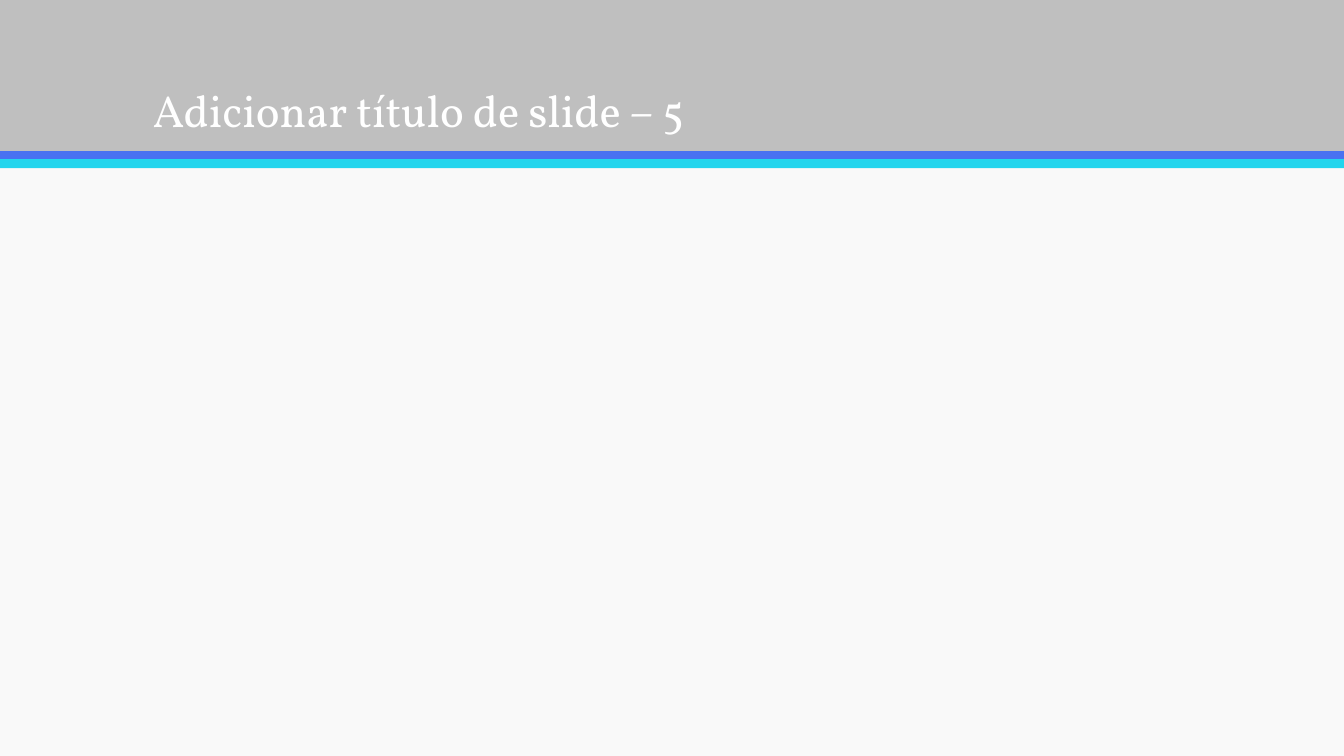
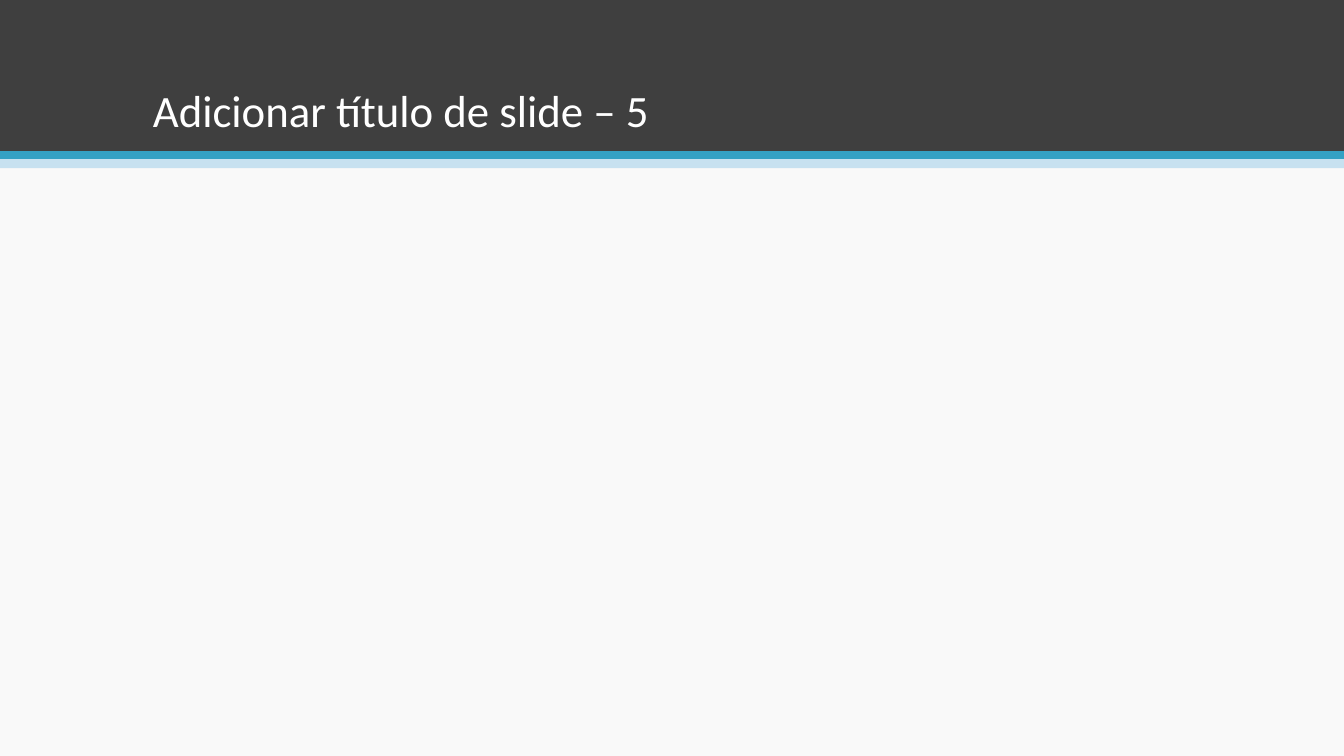
Before and after one commit to esteves-esta/TechHumi, a slide deck: slide 11 of documentacao/PowerPoint.pptx. Drawn at 1344x756 pixels with LibreOffice and Linux fonts; fonts in the diff are those of the drawing. Boxes give left, top, right and bottom in pixels: in the first picture for what was removed or moved away, otherwise in the second. Text is boxed around its words. In the diff, an @@ line names an element or a change of style, - is before the commit and + after.

```diff
--- a/documentacao/PowerPoint.pptx
+++ b/documentacao/PowerPoint.pptx
@@ rectangle at box(0, 0, 1344, 151): fill #BFBFBF to #3F3F3F @@
@@ title "Adicionar título de slide – ..." at box(153, 96, 649, 128): font Vollkorn to Calibri @@
@@ rectangle at box(0, 151, 1344, 160): fill #4971F1 to #34A1C4 @@
@@ rectangle at box(0, 159, 1344, 168): fill #23D5ED to #C7E1F0 @@
```
Also in this commit, not shown: 9 other slides changed, 2 slides added, 2 slides removed, 4 other files.
